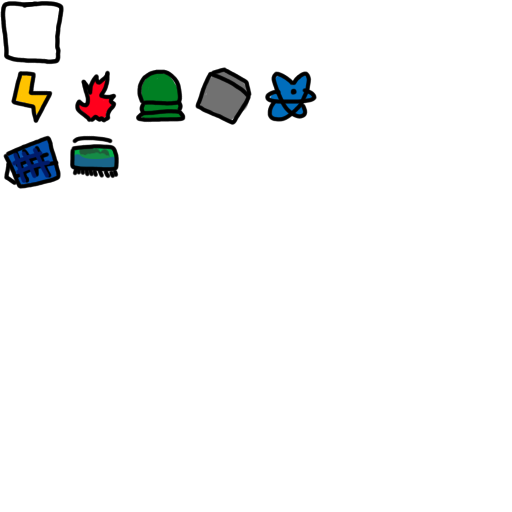
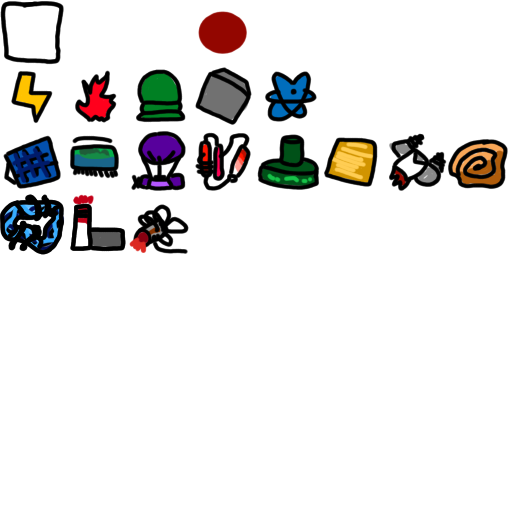
Two versions of the same layered image (w=512, h=512). Layer-by-layer changes:
renamed "Paint Layer 2" to "Paint Layer 7", painted on it over [0, 11, 508, 255]
